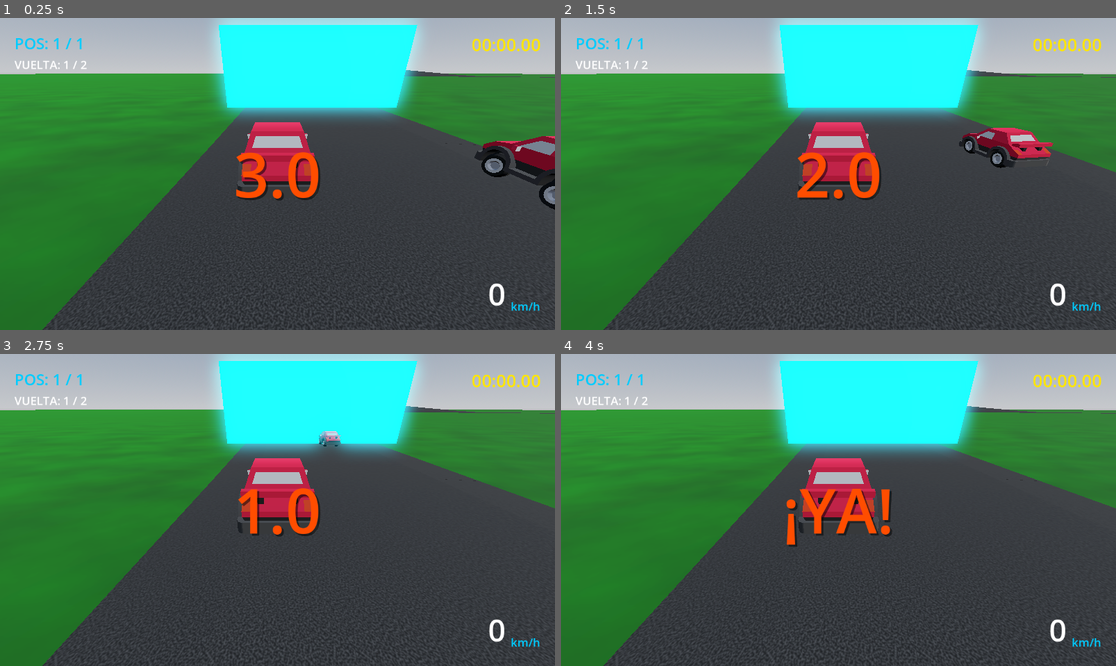
Above: before the commit, frames 1-4 (two rows, left to right).
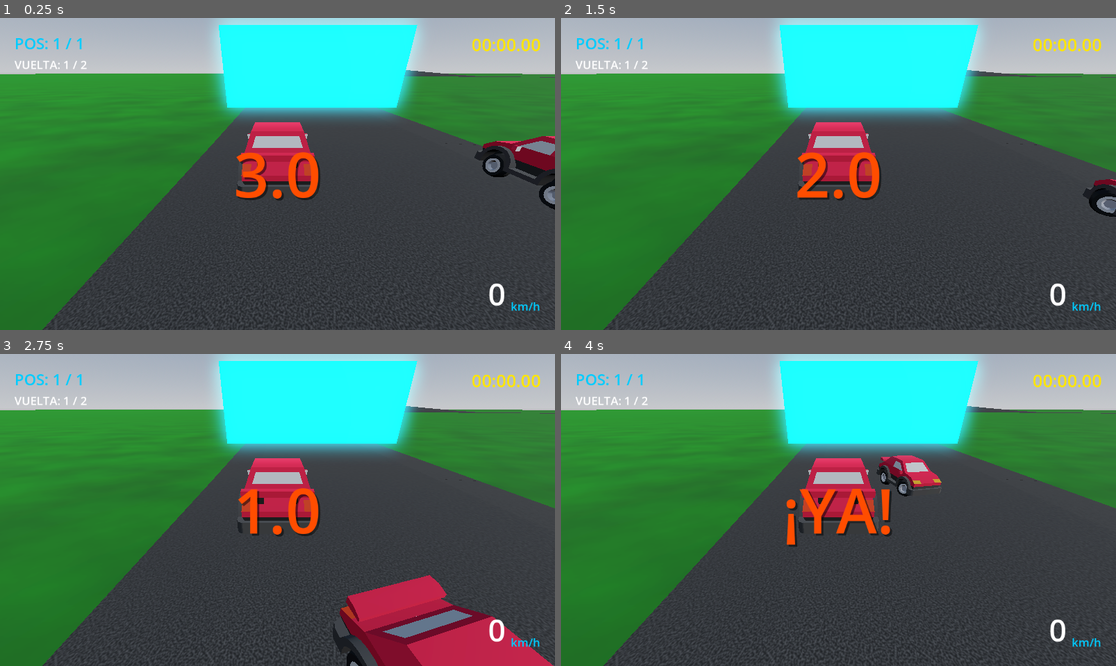
Above: after the commit, the same moments.

Repository: RafelToni/Horizon-X
Game: Godot game, scene res://scenes/prototype_track.tscn
Two runs of this game, one before a commit and one after it. Both use one fixed random seed, a clock stepped at 60 frames per second and the inputs below.
Inputs:
- Up to frame 1 (0.25 s): no input
- Up to frame 2 (1.5 s): hold D (Steer Right) 0.53-1.28 s; tap C (Clutch) at 0.6 s; hold S (Brakes) from 1.28 s (still down); tap W (Throttle) at 1.35 s
- Up to frame 3 (2.75 s): release S (Brakes) at 2.03 s; hold D (Steer Right) from 2.03 s (still down); tap T (Toggle Transmission) at 2.1 s
- Up to frame 4 (4 s): release D (Steer Right) at 2.78 s; hold F (Shift Up) 2.78-3.53 s; tap C (Clutch) at 2.85 s; hold A (Steer Left) from 3.53 s (still down); tap W (Throttle) at 3.6 s

The runs differ from the first frame. In frame 1, less than 0.1% of the frame differs, in the area x 86-92%, y 43-52%; in frame 2, 1.8%; in frame 3, 7.1%, in the area x 56-100%, y 24-100%; in frame 4, 0.9%.

Commit message:
fix: add start reaction delay for AI racer to prevent instant acceleration

Diff:
--- a/scripts/events/ai_racer.gd
+++ b/scripts/events/ai_racer.gd
@@ -22,9 +22,12 @@
 @export var difficulty: float = 0.8
 ## Si está activo, la IA conducirá en la dirección de offsets decrecientes del Path3D (marcha atrás en el circuito).
 @export var drive_backwards: bool = false
+## Tiempo de reacción de salida de la IA (en segundos) para evitar salidas instantáneas "tramposas".
+@export var start_reaction_delay: float = 0.4
 
 # Estado interno
 var path_follower: PathFollow3D
+var time_since_start: float = 0.0
 var curve: Curve3D
 var last_safe_position: Vector3
 var last_safe_transform: Transform3D
@@ -56,6 +59,14 @@
 
 func _physics_process(delta: float) -> void:
 	if not vehicle_node or not path_follower:
+		return
+
+	# Simular tiempo de reacción de salida para la IA
+	if time_since_start < start_reaction_delay:
+		time_since_start += delta
+		vehicle_node.throttle_input = 0.0
+		vehicle_node.steering_input = 0.0
+		vehicle_node.brake_input = 1.0
 		return
 
 	var car_pos = vehicle_node.global_position
